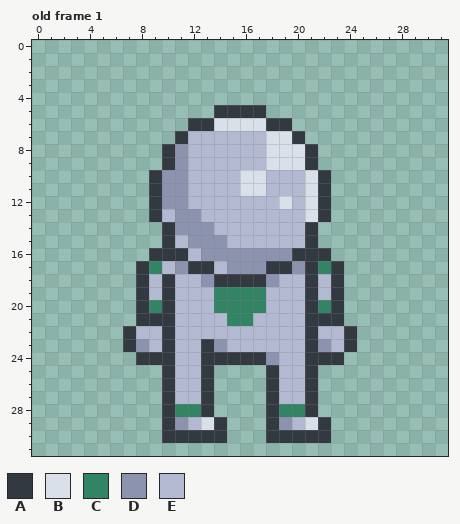
Pixel-art file, stored at aseprite/player.aseprite. Above, as it was before the edit.
32x32 pixels, 1 frame. Shown: old frame 1. The commit also changed other frames, which this record leaves out.
Palette (. is transparent): A #333941  B #dae0ea  C #328464  D #8b93af  E #b3b9d1
Pixels before, old frame 1, first column x 7:
 5 .......AAAA.......
 6 .....AABBBBAA.....
 7 ....AEEEEEEBBA....
 8 ...ADEEEEEEBBBA...
 9 ...ADEEEEEEBBBA...
10 ..ADDEEEEBBEEEBA..
11 ..ADDEEEEBBEEEBA..
12 ..ADDEEEEEEEBEBA..
13 ..AEDDEEEEEEEEBA..
14 ...ADDDEEEEEEEA...
15 ...AEDDDEEEEEEA...
16 ..AAAEDDDDDDDAAA..
17 .ACEDAAEDDDAADACA.
18 .AEAEEDAAAADEEAEA.
19 .AEAEEECCCCEEEAEA.
20 .ACAEEECCCCEEEACA.
21 .AAAEEEECCEEEEAAA.
22 AEEAEEEEEEEEEEAEEA
23 ADEAEEADEEEEEEADEA
24 .AAAEEAAAAADEEAAA.
25 ...AEEA....AEEA...
26 ...AEEA....AEEA...
27 ...AEEA....AEEA...
28 ...ACCA....ACCA...
29 ...ADEBA...ADEBA..
30 ...AAAAA...AAAAA..
The result:
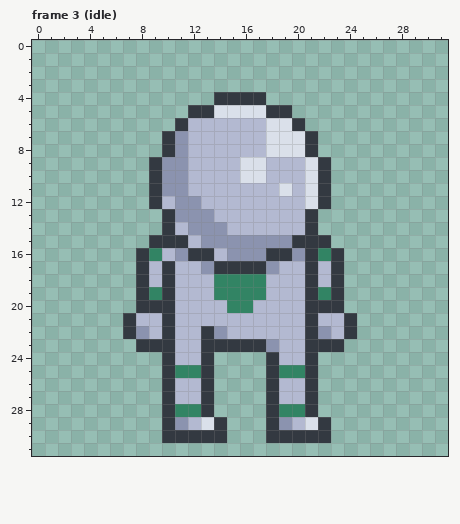
A new or re-ordered frame is compared with the old frame closest to it.
The edit:
{"change": "frames 1 -> 15"}
{"where": "frame 3 (idle) is new; against old frame 1"}
{"frame":3,"y":4,"x":14,"old":"....","new":"AAAA"}
{"frame":3,"y":5,"x":12,"old":"..AAAA..","new":"AABBBBAA"}
{"frame":3,"y":6,"x":11,"old":".AABBBBAA.","new":"AEEEEEEBBA"}
{"frame":3,"y":7,"x":10,"old":".A","new":"AD"}
{"frame":3,"y":7,"x":20,"old":"A.","new":"BA"}
{"frame":3,"y":9,"x":9,"old":".A","new":"AD"}
{"frame":3,"y":9,"x":16,"old":"EEBBBA.","new":"BBEEEBA"}
{"frame":3,"y":11,"x":16,"old":"BB","new":"EE"}
{"frame":3,"y":11,"x":19,"old":"E","new":"B"}
{"frame":3,"y":12,"x":10,"old":"D","new":"E"}
{"frame":3,"y":12,"x":12,"old":"E","new":"D"}
{"frame":3,"y":12,"x":19,"old":"B","new":"E"}
{"frame":3,"y":13,"x":9,"old":"AE","new":".A"}
{"frame":3,"y":13,"x":13,"old":"E","new":"D"}
{"frame":3,"y":13,"x":21,"old":"BA","new":"A."}
{"frame":3,"y":14,"x":11,"old":"D","new":"E"}
{"frame":3,"y":14,"x":14,"old":"E","new":"D"}
{"frame":3,"y":15,"x":9,"old":".","new":"A"}
{"frame":3,"y":15,"x":11,"old":"ED","new":"AE"}
{"frame":3,"y":15,"x":15,"old":"EEEEEE","new":"DDDDDA"}
{"frame":3,"y":15,"x":22,"old":".","new":"A"}
{"frame":3,"y":16,"x":8,"old":".AAAEDD","new":"ACEDAAE"}
{"frame":3,"y":16,"x":18,"old":"DDA","new":"AAD"}
{"frame":3,"y":16,"x":22,"old":"A.","new":"CA"}
{"frame":3,"y":17,"x":9,"old":"CEDAAEDDDAAD","new":"EAEEDAAAADEE"}
{"frame":3,"y":17,"x":22,"old":"C","new":"E"}
{"frame":3,"y":18,"x":13,"old":"DAAAAD","new":"ECCCCE"}
{"frame":3,"y":19,"x":9,"old":"E","new":"C"}
{"frame":3,"y":19,"x":22,"old":"E","new":"C"}
{"frame":3,"y":20,"x":9,"old":"C","new":"A"}
{"frame":3,"y":20,"x":14,"old":"C","new":"E"}
{"frame":3,"y":20,"x":17,"old":"C","new":"E"}
{"frame":3,"y":20,"x":22,"old":"C","new":"A"}
{"frame":3,"y":21,"x":7,"old":".AA","new":"AEE"}
{"frame":3,"y":21,"x":15,"old":"CC","new":"EE"}
{"frame":3,"y":21,"x":22,"old":"AA.","new":"EEA"}
{"frame":3,"y":22,"x":8,"old":"E","new":"D"}
{"frame":3,"y":22,"x":13,"old":"EE","new":"AD"}
{"frame":3,"y":22,"x":22,"old":"E","new":"D"}
{"frame":3,"y":23,"x":7,"old":"ADE","new":".AA"}
{"frame":3,"y":23,"x":14,"old":"DEEEE","new":"AAAAD"}
{"frame":3,"y":23,"x":22,"old":"DEA","new":"AA."}
{"frame":3,"y":24,"x":8,"old":"AA","new":".."}
{"frame":3,"y":24,"x":14,"old":"AAAAD","new":"....A"}
{"frame":3,"y":24,"x":22,"old":"AA","new":".."}
{"frame":3,"y":25,"x":11,"old":"EE","new":"CC"}
{"frame":3,"y":25,"x":19,"old":"EE","new":"CC"}
{"label":"changed","picture_box":[123,92,357,378]}
